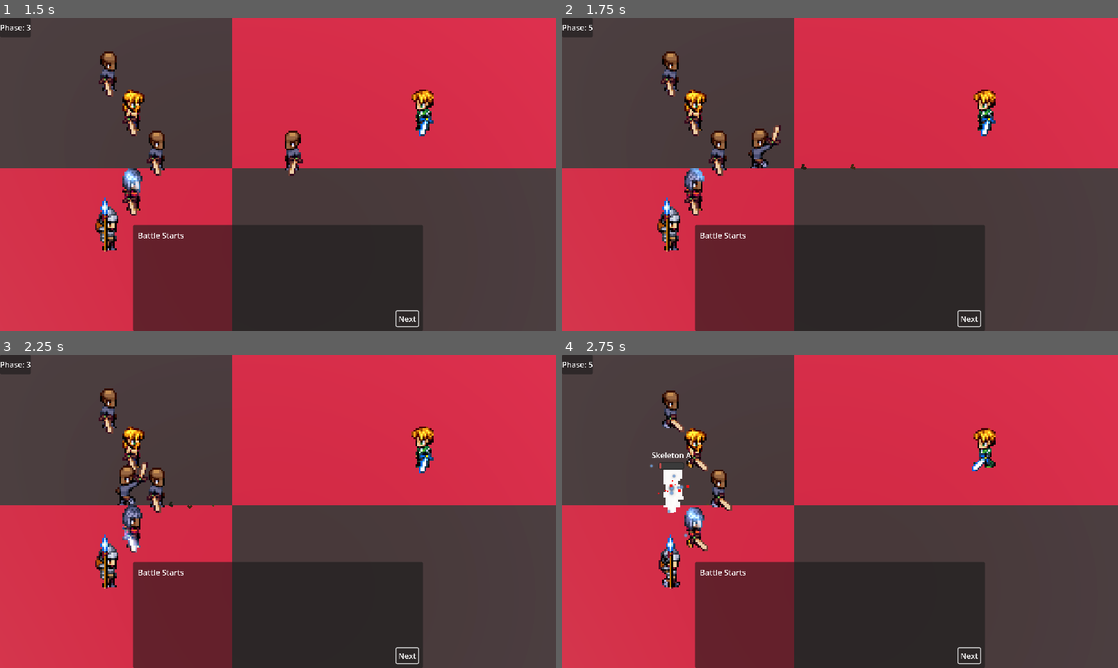
Above: before the commit, frames 1-4 (two rows, left to right).
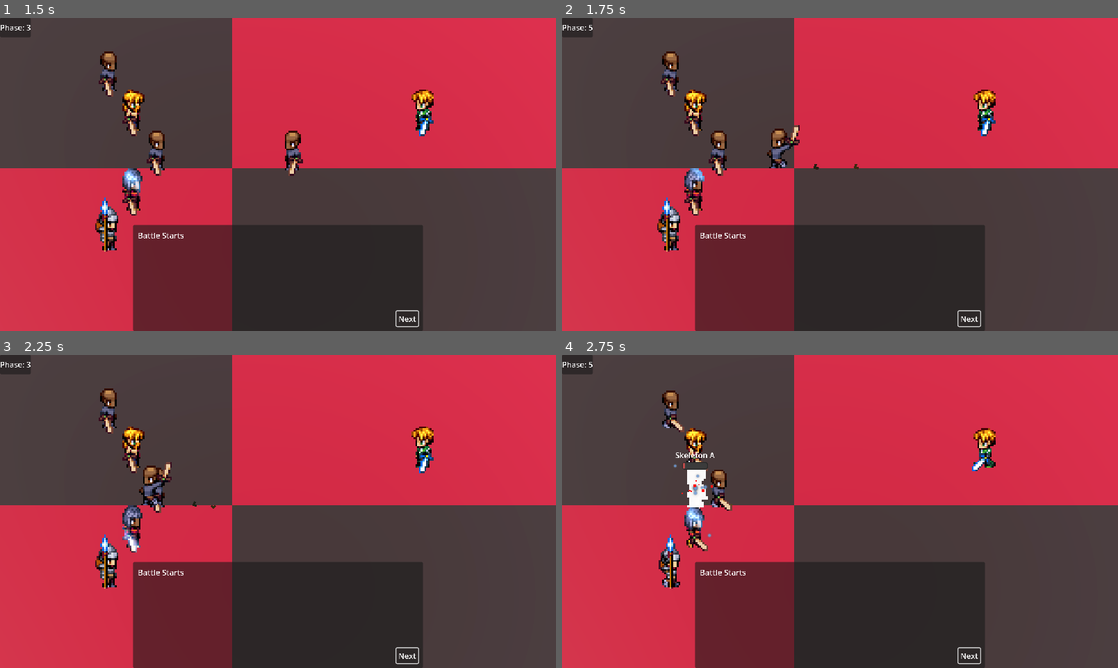
Above: after the commit, the same moments.

Repository: NicolaMigliore/medieval-battles
Game: Godot game, scene res://game_scenes/game_state_machine.tscn
The game is run twice, just before and just after one commit, with the same random seed, the same clock (stepped at 60 frames per second) and the same inputs.
Inputs:
- Up to frame 1 (1.5 s): click "Next" at 0.5 s; click "Next" at 1.25 s
- Up to frame 2 (1.75 s): no input
- Up to frame 3 (2.25 s): click "Next" at 2 s
- Up to frame 4 (2.75 s): no input

Frame 1 is identical in both runs. In frame 2, 0.9% of the frame differs, in the area x 33-54%, y 34-49%; in frame 3, 0.8%; in frame 4, 1.0%, in the area x 15-31%, y 31-59%.

Commit message:
dev: added offset to attack position

Diff:
--- a/game_scenes/battle_manager.gd
+++ b/game_scenes/battle_manager.gd
@@ -252,7 +252,8 @@
 			# Animate attacker
 			cur_unit.character.play_anticipation()
 			var old_pos = Vector3(cur_unit.character.global_position)
-			var target_pos = Vector3(cur_target.character.global_position)
+			var offset = cur_target.character.global_position.direction_to(old_pos) * .2
+			var target_pos = Vector3(cur_target.character.global_position) + offset
 			cur_unit.character.play_attack(target_pos, old_pos)
 
 			await cur_unit.character.attack_animation_started
